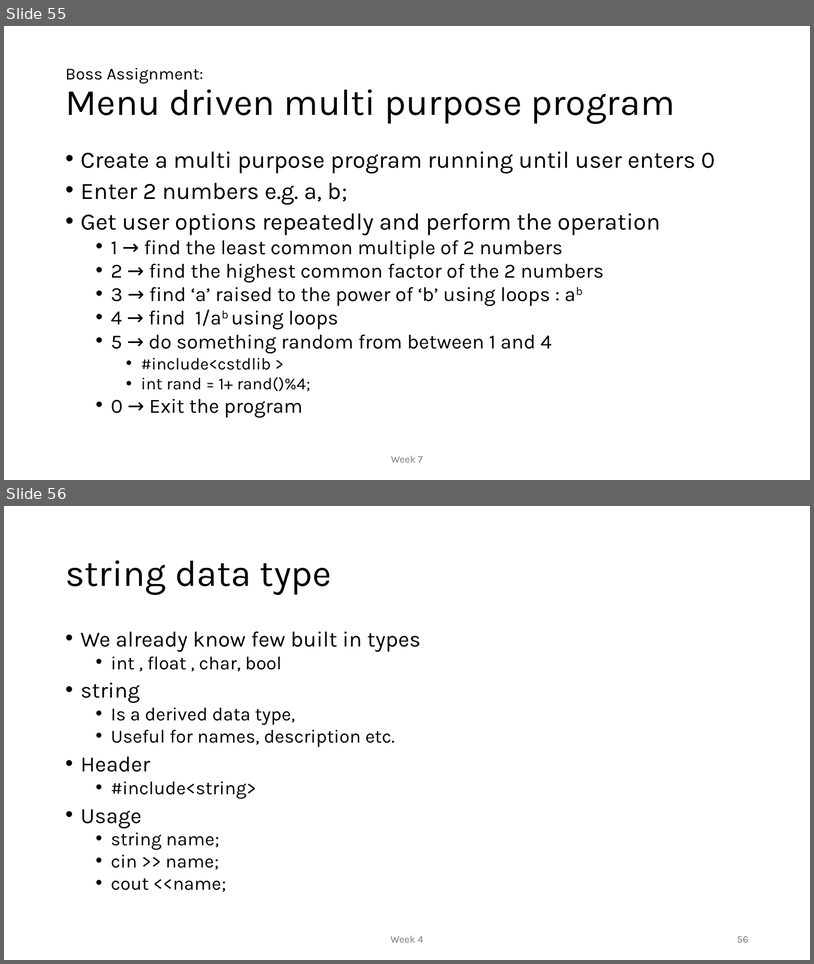
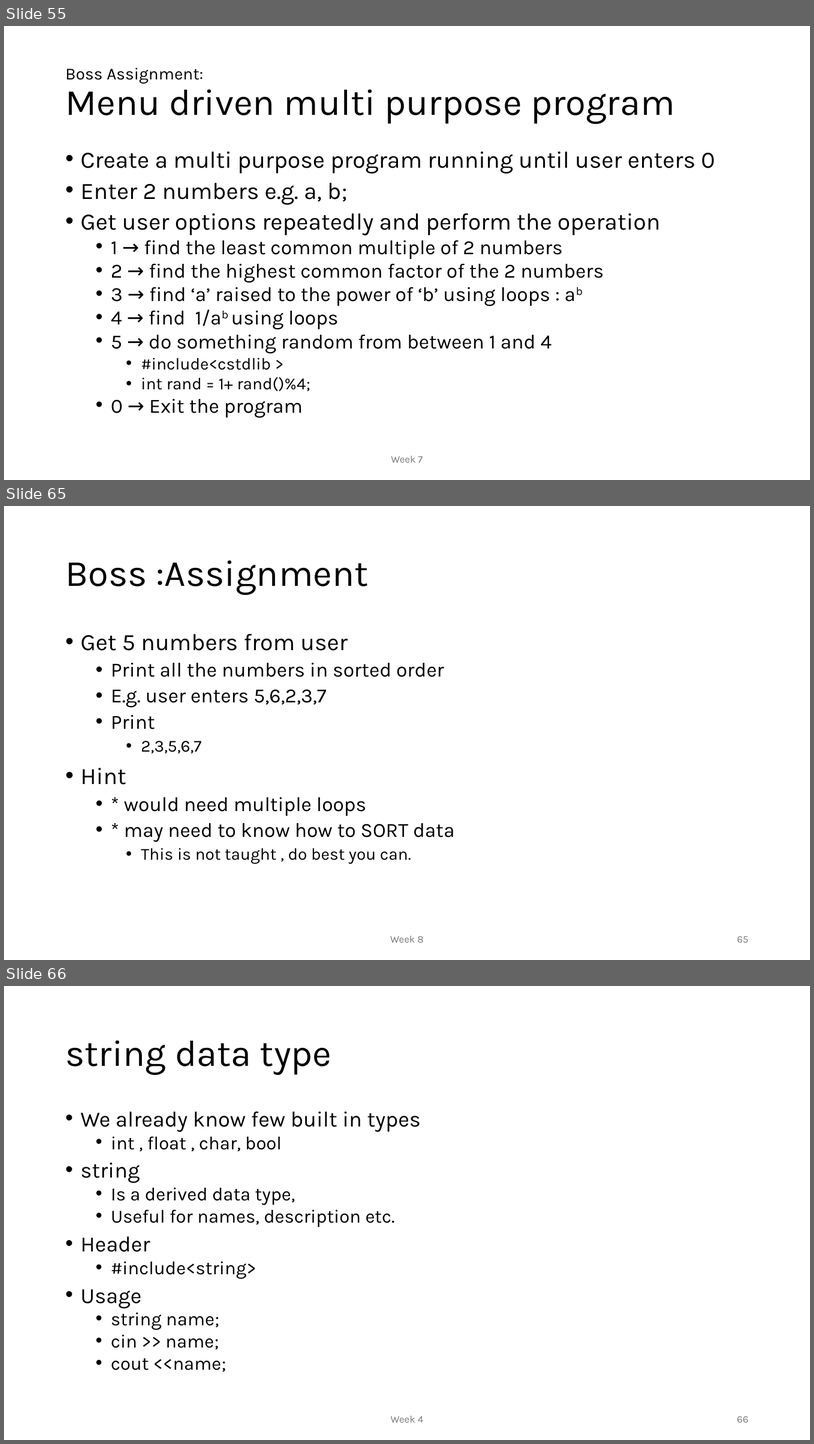
Before and after one commit to MoklaEducation/ems_fall_2025_cpp101, a slide deck: all/Intro to Programming_all.pptx. Shown one above the other, each under a label of ours: slides 55 and 56 before the commit, slides 55, 65 and 66 after it; the slides between them are not shown. The pictures are 814x964 and 814x1444 pixels, drawn with LibreOffice and Linux fonts; fonts in the diff are those of the drawing. Boxes give left, top, right and bottom in pixels: in the first picture for what was removed or moved away, otherwise in the second. Text is boxed around its words. In the diff, an @@ line names an element or a change of style, - is before the commit and + after.

Commit message:
Week 8

```diff
--- a/all/Intro to Programming_all.pptx
+++ b/all/Intro to Programming_all.pptx
@@ slide 65 added at [4, 506, 810, 960], background #FFFFFF @@
@@ title added at [65, 560, 369, 595], 44 pt, text #000000 @@
+Boss :Assignment
@@ text added at [81, 634, 455, 864], 24 pt, text #000000 @@
+• Get 5 numbers from user
+  • Print all the numbers in sorted order
+  • E.g. user enters 5,6,2,3,7
+  • Print
+    • 2,3,5,6,7
+• Hint
+  • * would need multiple loops
+  • * may need to know how to SORT data
+    • This is not taught , do best you can.
@@ text added at [390, 935, 423, 942], 12 pt, text #797979 @@
+Week 8
@@ page number added at [737, 936, 749, 942], 12 pt, text #797979 @@
+65
@@ what was slide 56 is now slide 66 @@
@@ page number at [737, 1416, 749, 1422]: text changed @@
-56
+66
```
Also in this commit, not shown: 9 other slides added, 1 other file.
